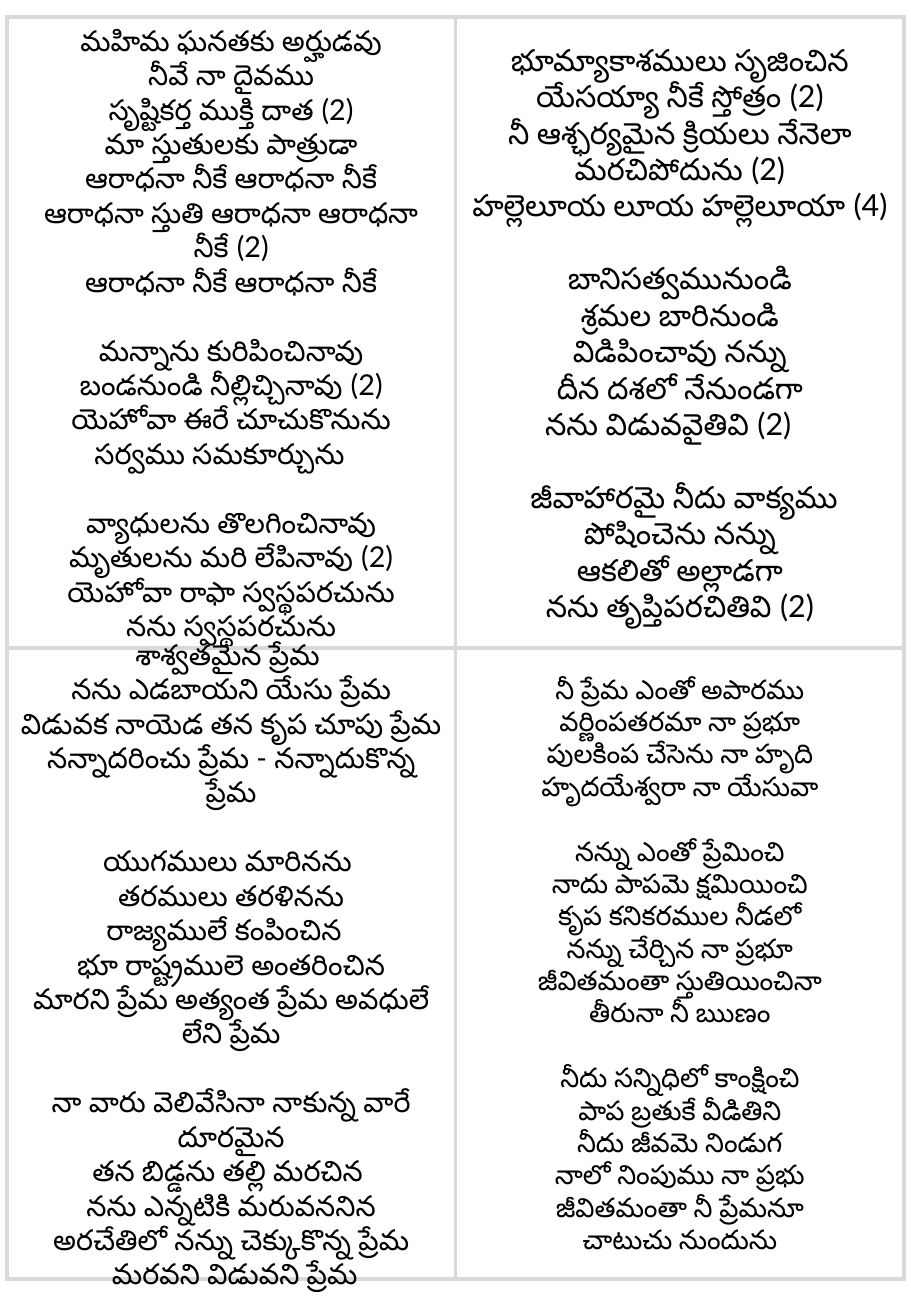
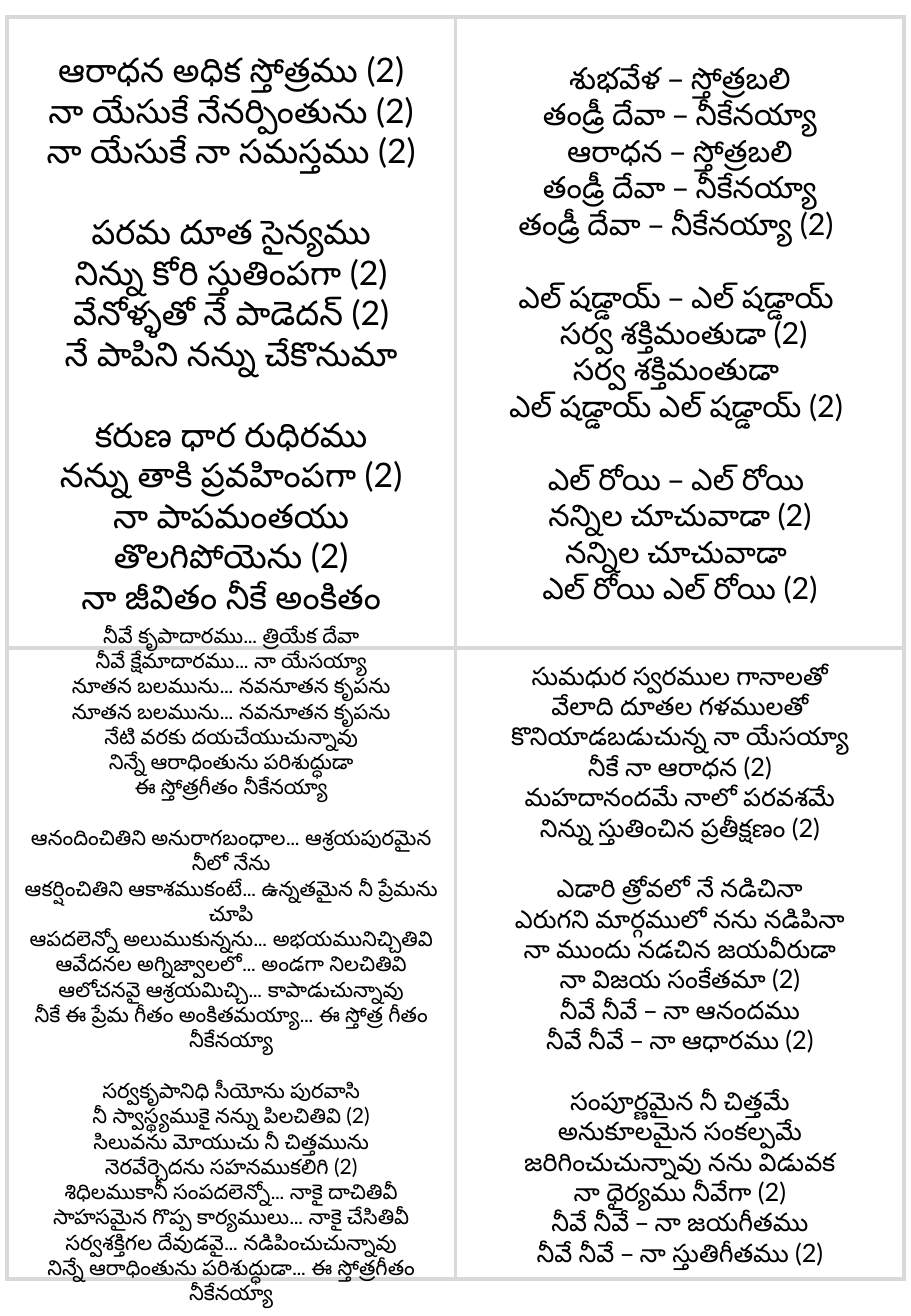
Before and after one commit to venu-webdev/songsDb, a slide deck: slide 1 of xerox.pptx. Drawn at 911x1316 pixels with LibreOffice and Linux fonts; fonts in the diff are those of the drawing. Boxes give left, top, right and bottom in pixels: in the first picture for what was removed or moved away, otherwise in the second. Text is boxed around its words. In the diff, an @@ line names an element or a change of style, - is before the commit and + after.

```diff
--- a/xerox.pptx
+++ b/xerox.pptx
@@ text in rectangle at (47,56,416,610): text changed; size 17 to 20 pt @@
-మహిమ ఘనతకు అర్హుడవు
-నీవే నా దైవము
-సృష్టికర్త ముక్తి దాత (2)
-మా స్తుతులకు పాత్రుడా
-ఆరాధనా నీకే ఆరాధనా నీకే
-ఆరాధనా స్తుతి ఆరాధనా ఆరాధనా నీకే (2)
-ఆరాధనా నీకే ఆరాధనా నీకే
-మన్నాను కురిపించినావు
-బండనుండి నీల్లిచ్చినావు (2)
-యెహోవా ఈరే చూచుకొనును
-సర్వము సమకూర్చును
-వ్యాధులను తొలగించినావు
-మృతులను మరి లేపినావు (2)
-యెహోవా రాఫా స్వస్థపరచును
-నను స్వస్థపరచును
+ఆరాధన అధిక స్తోత్రము (2)
+నా యేసుకే నేనర్పింతును (2)
+నా యేసుకే నా సమస్తము (2)
+పరమ దూత సైన్యము
+నిన్ను కోరి స్తుతింపగా (2)
+వేనోళ్ళతో నే పాడెదన్ (2)
+నే పాపిని నన్ను చేకొనుమా
+కరుణ ధార రుధిరము
+నన్ను తాకి ప్రవహింపగా (2)
+నా పాపమంతయు
+తొలగిపోయెను (2)
+నా జీవితం నీకే అంకితం
@@ text in rectangle at (509,67,843,604): text changed @@
-భూమ్యాకాశములు సృజించిన
-యేసయ్యా నీకే స్తోత్రం (2)
-నీ ఆశ్ఛర్యమైన క్రియలు నేనెలా మరచిపోదును (2)
-హల్లెలూయ లూయ హల్లెలూయా (4)
-బానిసత్వమునుండి
-శ్రమల బారినుండి
-విడిపించావు నన్ను
-దీన దశలో నేనుండగా
-నను విడువవైతివి (2)
-జీవాహారమై నీదు వాక్యము
-పోషించెను నన్ను
-ఆకలితో అల్లాడగా
-నను తృప్తిపరచితివి (2)
+శుభవేళ – స్తోత్రబలి
+తండ్రీ దేవా – నీకేనయ్యా
+ఆరాధన – స్తోత్రబలి
+తండ్రీ దేవా – నీకేనయ్యా
+తండ్రీ దేవా – నీకేనయ్యా (2)
+ఎల్ షడ్డాయ్ – ఎల్ షడ్డాయ్
+సర్వ శక్తిమంతుడా (2)
+సర్వ శక్తిమంతుడా
+ఎల్ షడ్డాయ్ ఎల్ షడ్డాయ్ (2)
+ఎల్ రోయి – ఎల్ రోయి
+నన్నిల చూచువాడా (2)
+నన్నిల చూచువాడా
+ఎల్ రోయి ఎల్ రోయి (2)
@@ text in rectangle at (25,652,437,1286): text changed; size 17 to 12.5 pt @@
-శాశ్వతమైన ప్రేమ
-నను ఎడబాయని యేసు ప్రేమ
-విడువక నాయెడ తన కృప చూపు ప్రేమ
-నన్నాదరించు ప్రేమ - నన్నాదుకొన్న ప్రేమ
-యుగములు మారినను
-తరములు తరళినను
-రాజ్యములే కంపించిన
-భూ రాష్ట్రములె అంతరించిన
-మారని ప్రేమ అత్యంత ప్రేమ అవధులే లేని ప్రేమ
-నా వారు వెలివేసినా నాకున్న వారే దూరమైన
-తన బిడ్డను తల్లి మరచిన
-నను ఎన్నటికి మరువననిన
-అరచేతిలో నన్ను చెక్కుకొన్న ప్రేమ
-మరవని విడువని ప్రేమ
+నీవే కృపాదారము… త్రియేక దేవా
+నీవే క్షేమాదారము… నా యేసయ్యా
+నూతన బలమును… నవనూతన కృపను
+నూతన బలమును… నవనూతన కృపను
+నేటి వరకు దయచేయుచున్నావు
+నిన్నే ఆరాధింతును పరిశుద్ధుడా
+ఈ స్తోత్రగీతం నీకేనయ్యా
+ఆనందించితిని అనురాగబంధాల… ఆశ్రయపురమైన నీలో నేను
+ఆకర్షించితిని ఆకాశముకంటే… ఉన్నతమైన నీ ప్రేమను చూపి
+ఆపదలెన్నో అలుముకున్నను… అభయమునిచ్చితివి
+ఆవేదనల అగ్నిజ్వాలలో… అండగా నిలచితివి
+ఆలోచనవై ఆశ్రయమిచ్చి… కాపాడుచున్నావు
+నీకే ఈ ప్రేమ గీతం అంకితమయ్యా… ఈ స్తోత్ర గీతం నీకేనయ్యా
+సర్వకృపానిధి సీయోను పురవాసి
+నీ స్వాస్థ్యముకై నన్ను పిలచితివి (2)
+సిలువను మోయుచు నీ చిత్తమును
+నెరవేర్చెదను సహనముకలిగి (2)
+శిధిలముకానీ సంపదలెన్నో… నాకై దాచితివీ
+సాహసమైన గొప్ప కార్యములు… నాకై చేసితివీ
+సర్వశక్తిగల దేవుడవై… నడిపించుచున్నావు
+నిన్నే ఆరాధింతును పరిశుద్ధుడా… ఈ స్తోత్రగీతం నీకేనయ్యా
@@ text in rectangle at (511,666,849,1270): text changed; size 16 to 15 pt @@
-నీ ప్రేమ ఎంతో అపారము
-వర్ణింపతరమా నా ప్రభూ
-పులకింప చేసెను నా హృది
-హృదయేశ్వరా నా యేసువా
-నన్ను ఎంతో ప్రేమించి
-నాదు పాపమె క్షమియించి
-కృప కనికరముల నీడలో
-నన్ను చేర్చిన నా ప్రభూ
-జీవితమంతా స్తుతియించినా
-తీరునా నీ ఋణం
-నీదు సన్నిధిలో కాంక్షించి
-పాప బ్రతుకే వీడితిని
-నీదు జీవమె నిండుగ
-నాలో నింపుము నా ప్రభు
-జీవితమంతా నీ ప్రేమనూ
-చాటుచు నుందును
+సుమధుర స్వరముల గానాలతో
+వేలాది దూతల గళములతో
+కొనియాడబడుచున్న నా యేసయ్యా
+నీకే నా ఆరాధన (2)
+మహదానందమే నాలో పరవశమే
+నిన్ను స్తుతించిన ప్రతీక్షణం (2)
+ఎడారి త్రోవలో నే నడిచినా
+ఎరుగని మార్గములో నను నడిపినా
+నా ముందు నడచిన జయవీరుడా
+నా విజయ సంకేతమా (2)
+నీవే నీవే – నా ఆనందము
+నీవే నీవే – నా ఆధారము (2)
+సంపూర్ణమైన నీ చిత్తమే
+అనుకూలమైన సంకల్పమే
+జరిగించుచున్నావు నను విడువక
+నా ధైర్యము నీవేగా (2)
+నీవే నీవే – నా జయగీతము
+నీవే నీవే – నా స్తుతిగీతము (2)
```
Also in this commit, not shown: 3 other files.
